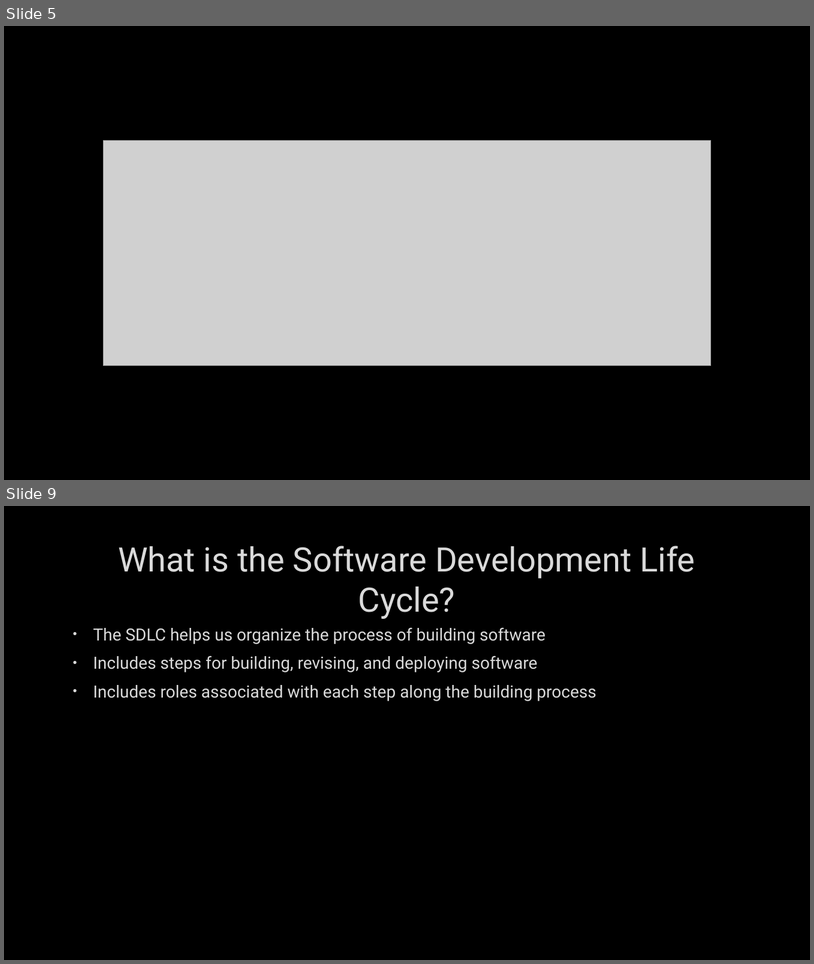
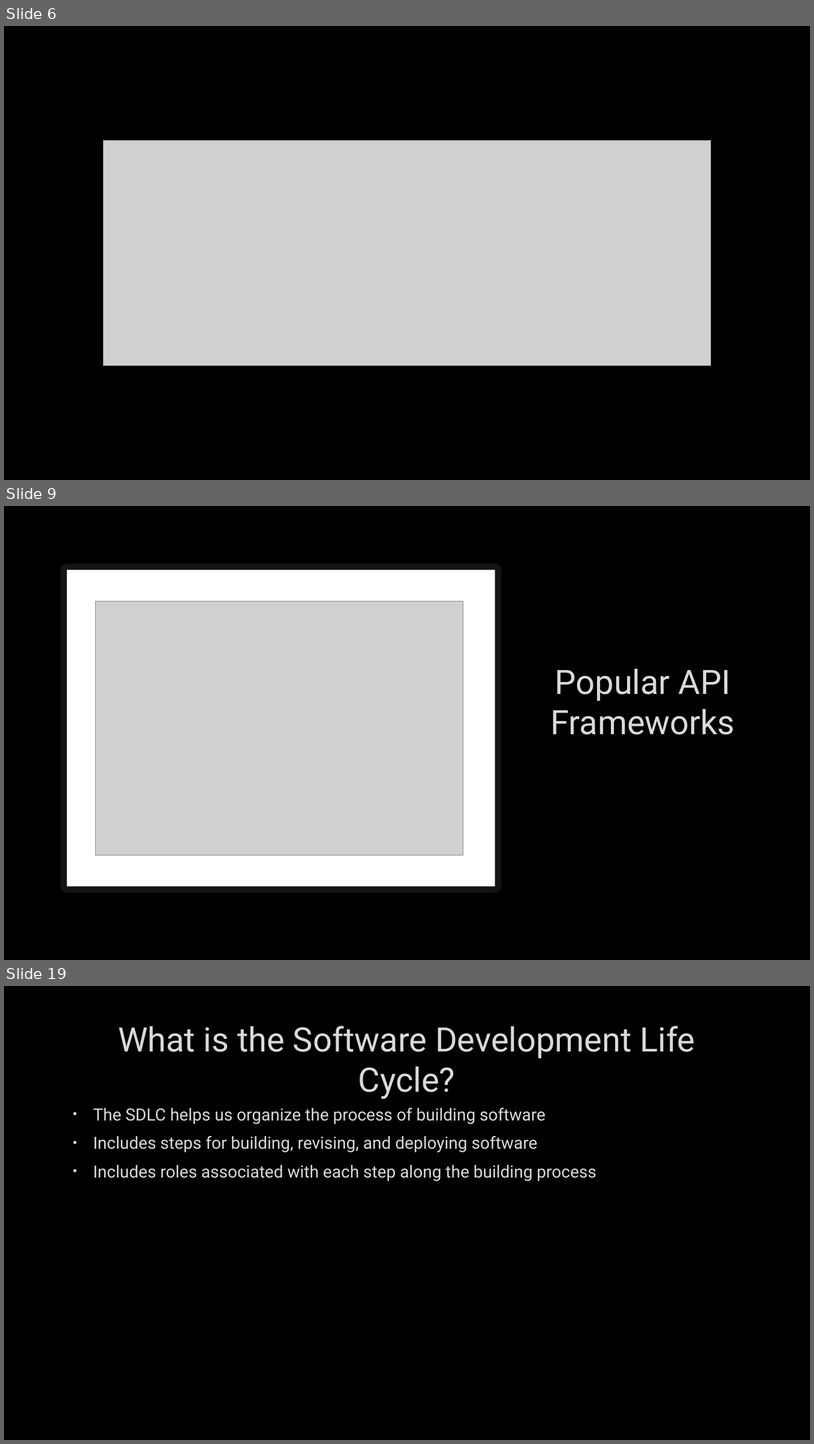
Before and after one commit to hexa-decim8/ISBPM, a slide deck: Class_Materials/Week_2/Day_3/ISBPM w2d3.pptx. Shown one above the other, each under a label of ours: slides 5 and 9 before the commit, slides 6, 9 and 19 after it; the slides between them are not shown. The pictures are 814x964 and 814x1444 pixels, drawn with LibreOffice and Linux fonts; fonts in the diff are those of the drawing; grey boxes stand for pictures; background and template pictures are left out. Boxes give left, top, right and bottom in pixels: in the first picture for what was removed or moved away, otherwise in the second. Text is boxed around its words. In the diff, an @@ line names an element or a change of style, - is before the commit and + after.

```diff
--- a/Class_Materials/Week_2/Day_3/ISBPM w2d3.pptx
+++ b/Class_Materials/Week_2/Day_3/ISBPM w2d3.pptx
@@ slide 9 added at (x1=4, y1=506, x2=810, y2=960), background picture (left out) @@
@@ rectangle added at (x1=67, y1=570, x2=495, y2=886), fill #FFFFFF, outline #FFFFFF 15 pt @@
@@ picture added at (x1=95, y1=601, x2=463, y2=855) @@
@@ title added at (x1=551, y1=669, x2=735, y2=735), 40 pt, text #DADADA @@
+Popular API Frameworks
@@ what was slide 5 is now slide 6 @@
@@ what was slide 9 is now slide 19 @@
```
Also in this commit, not shown: 3 slides changed, 9 other slides added, 1 other file.
